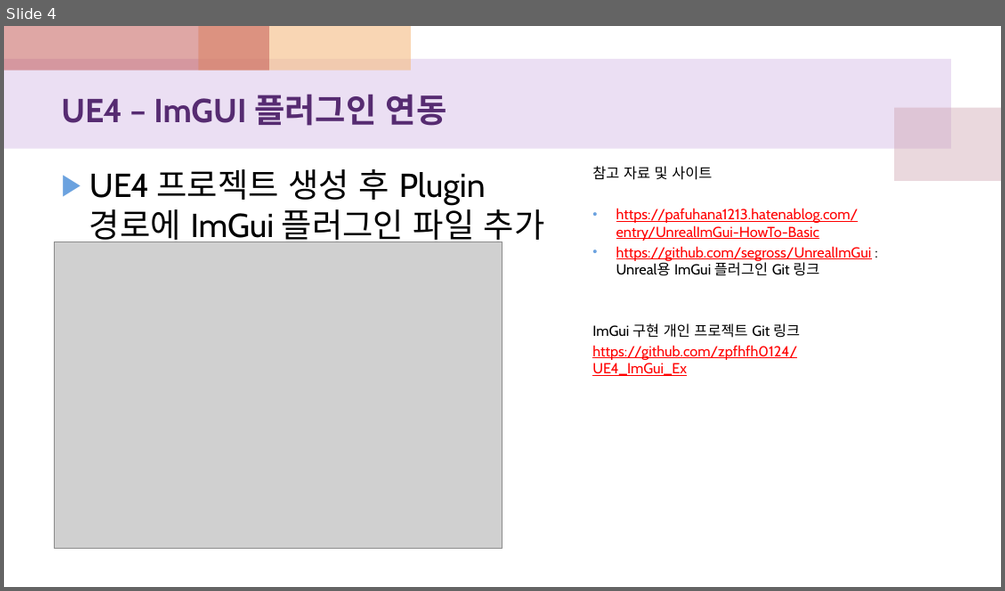
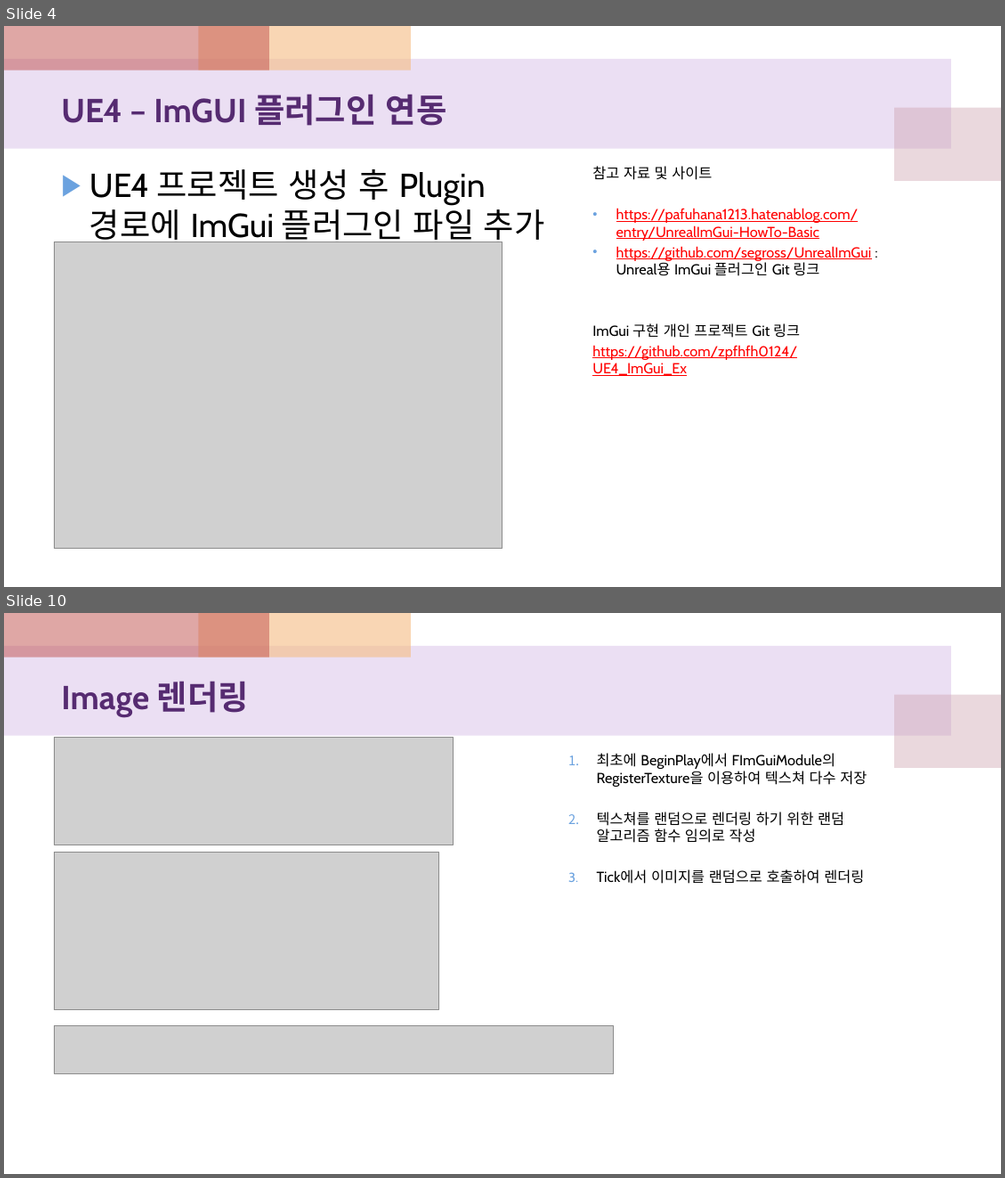
Before and after one commit to zpfhfh0124/UE4_ImGui_Ex, a slide deck: UE4_ImGui_실습.pptx. Shown one above the other, each under a label of ours: slide 4 before the commit, slides 4 and 10 after it; the slides between them are not shown. The pictures are 1005x591 and 1005x1178 pixels, drawn with LibreOffice and Linux fonts; fonts in the diff are those of the drawing; grey boxes stand for pictures. Boxes give left, top, right and bottom in pixels: in the first picture for what was removed or moved away, otherwise in the second. Text is boxed around its words. In the diff, an @@ line names an element or a change of style, - is before the commit and + after.

```diff
--- a/UE4_ImGui_실습.pptx
+++ b/UE4_ImGui_실습.pptx
@@ slide 10 added at <box>4,613,1001,1174</box>, background #FFFFFF; not listed: 4 template elements that a slide beside it also shows @@
@@ title added at <box>61,681,249,716</box>, 32 pt, text #562B71, bold @@
+Image 렌더링
@@ picture added at <box>54,737,453,844</box> @@
@@ text added at <box>597,753,866,884</box>, 14 pt, text #000000 @@
+1. 최초에 BeginPlay에서 FImGuiModule의 RegisterTexture을 이용하여 텍스쳐 다수 저장
+2. 텍스쳐를 랜덤으로 렌더링 하기 위한 랜덤 알고리즘 함수 임의로 작성
+3. Tick에서 이미지를 랜덤으로 호출하여 렌더링
@@ picture added at <box>54,852,439,1009</box> @@
@@ picture added at <box>54,1026,614,1074</box> @@
```
Also in this commit, not shown: 1 slide changed, 7 other slides added, 1 other file.
